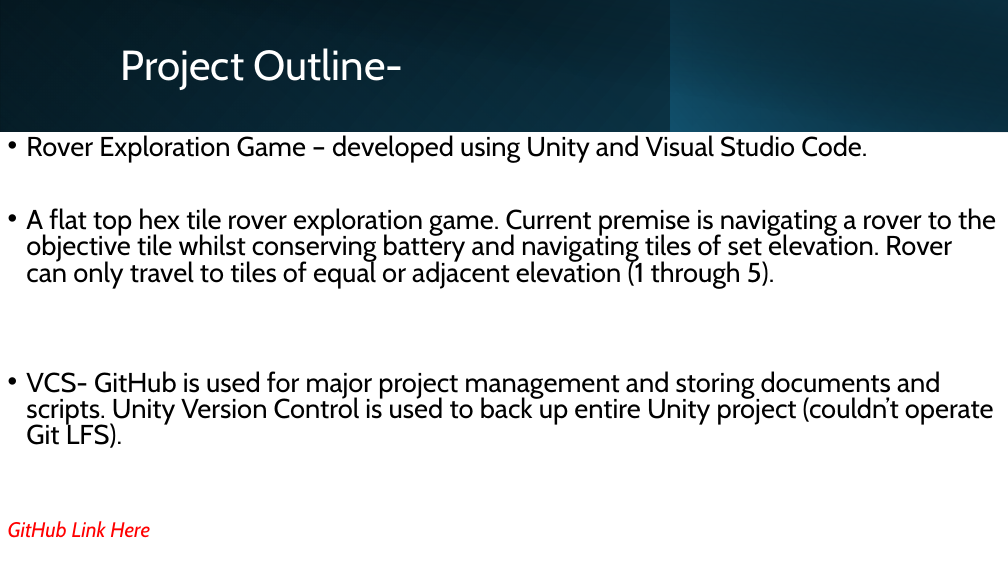
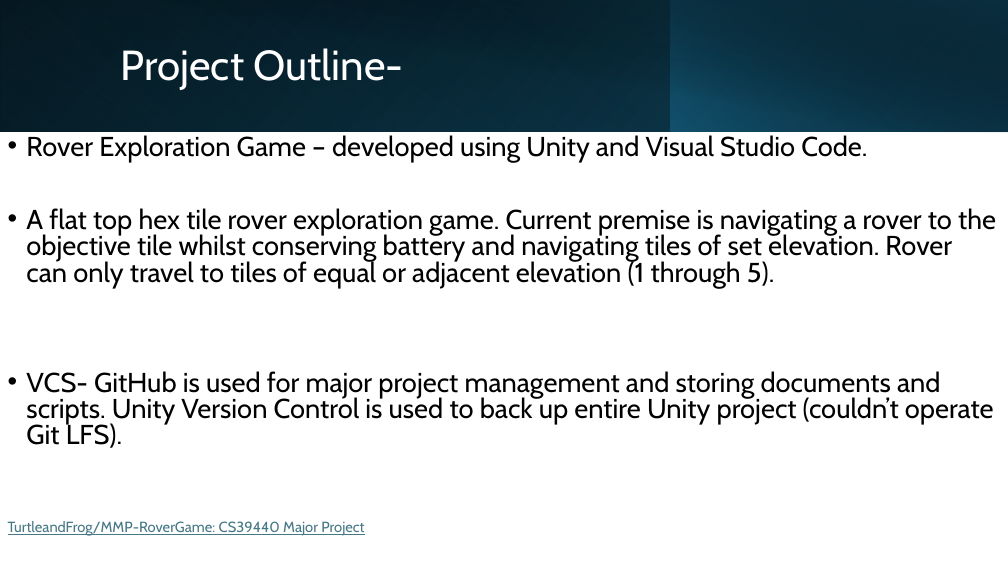
Before and after one commit to TurtleandFrog/MMP-RoverGame, a slide deck: slide 2 of Docs/Mid Demo/Mid Project Demo PP.pptx. Drawn at 1008x567 pixels with LibreOffice and Linux fonts; fonts in the diff are those of the drawing. Boxes give left, top, right and bottom in pixels: in the first picture for what was removed or moved away, otherwise in the second. Text is boxed around its words. In the diff, an @@ line names an element or a change of style, - is before the commit and + after.

```diff
--- a/Docs/Mid Demo/Mid Project Demo PP.pptx
+++ b/Docs/Mid Demo/Mid Project Demo PP.pptx
@@ text at (8,521,364,536): text changed; size 20 to 14 pt; text colour #FF0000 to #467886; italic off @@
-GitHub Link Here
+TurtleandFrog/MMP-RoverGame: CS39440 Major Project
```
Also in this commit, not shown: 5 other slides changed, 1 slide removed, 7 other files.
